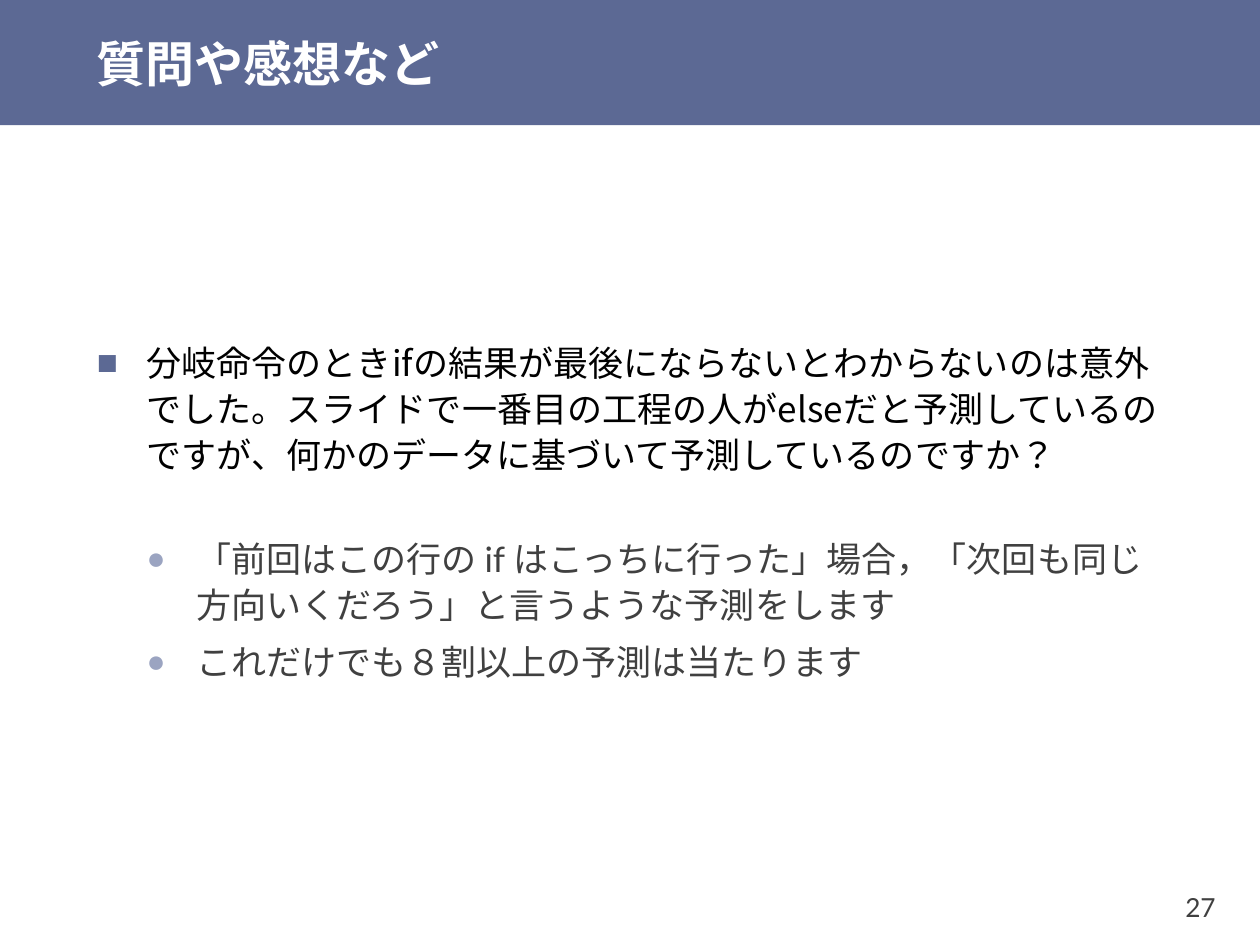
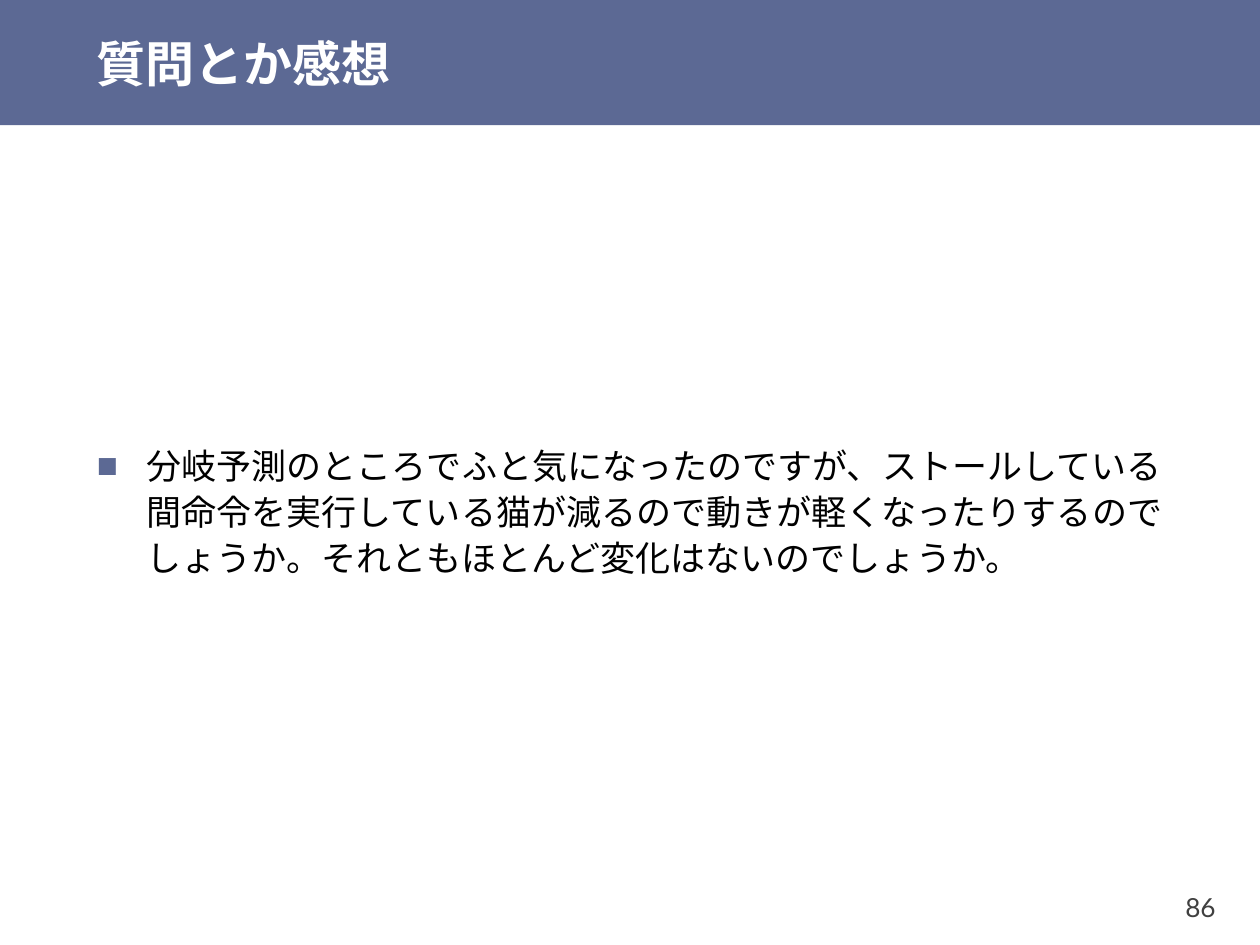
Before and after one commit to shioyadan/otya-computer-architecture-i, a slide deck: slide 86 of cai-shioya-07.pptx (slide 27 before the commit). Drawn at 1260x945 pixels with LibreOffice and Linux fonts; fonts in the diff are those of the drawing. Boxes give left, top, right and bottom in pixels: in the first picture for what was removed or moved away, otherwise in the second. Text is boxed around its words. In the diff, an @@ line names an element or a change of style, - is before the commit and + after.

```diff
--- a/cai-shioya-07.pptx
+++ b/cai-shioya-07.pptx
@@ title at <box>97,40,391,87</box>: text changed @@
-質問や感想など
+質問とか感想
@@ text at <box>147,449,1163,574</box>: text changed @@
-■ 分岐命令のときifの結果が最後にならないとわからないのは意外でした。スライドで一番目の工程の人がelseだと予測しているのですが、何かのデータに基づいて予測しているのですか？
-  ● 「前回はこの行の if はこっちに行った」場合，「次回も同じ方向いくだろう」と言うような予測をします
-  ● これだけでも８割以上の予測は当たります
+■ 分岐予測のところでふと気になったのですが、ストールしている間命令を実行している猫が減るので動きが軽くなったりするのでしょうか。それともほとんど変化はないのでしょうか。
@@ page number at <box>1185,898,1215,917</box>: text changed @@
-27
+86
```
Also in this commit, not shown: 12 other slides changed, 22 slides added, 28 slides removed, 1 other file.
